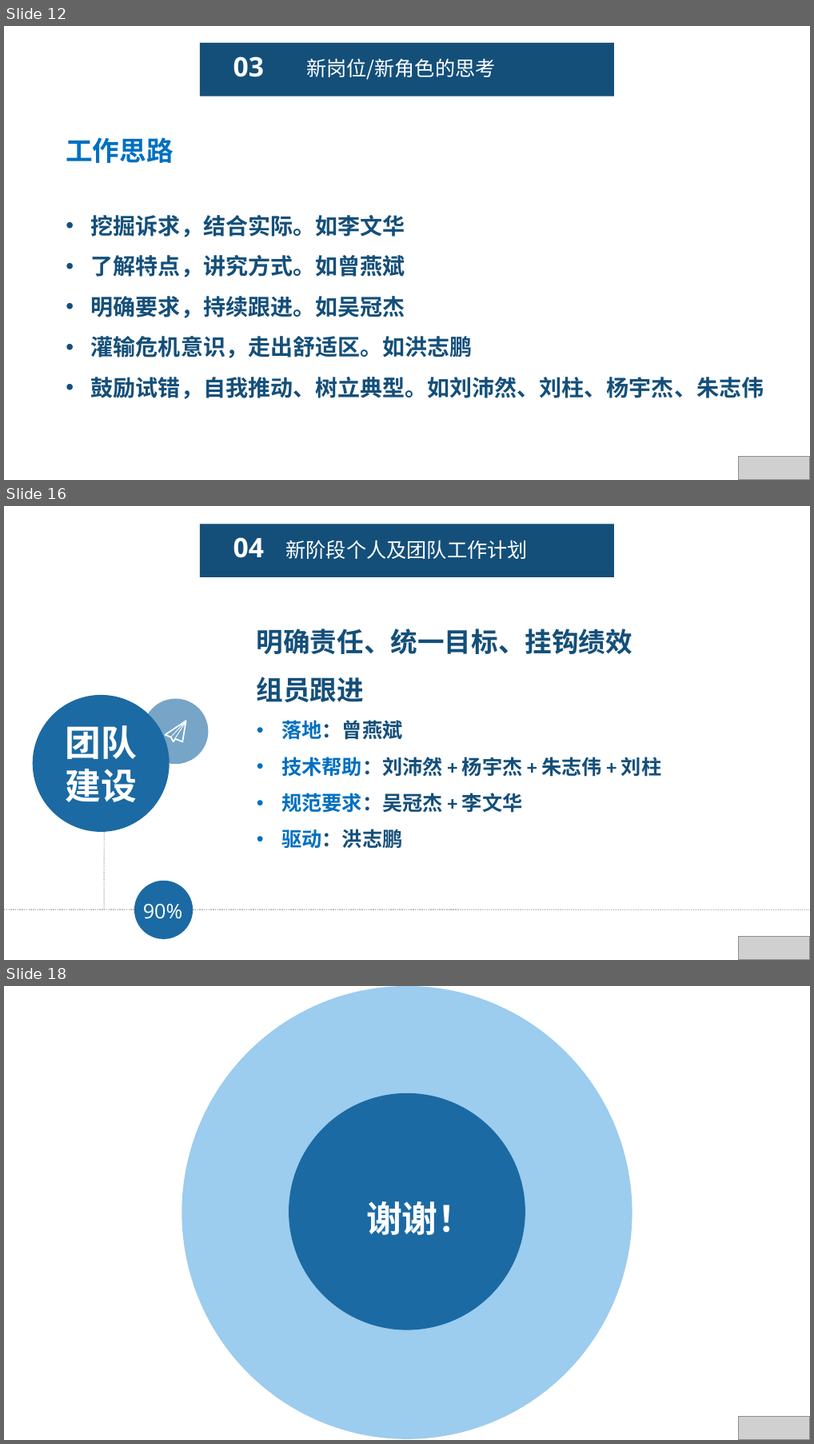
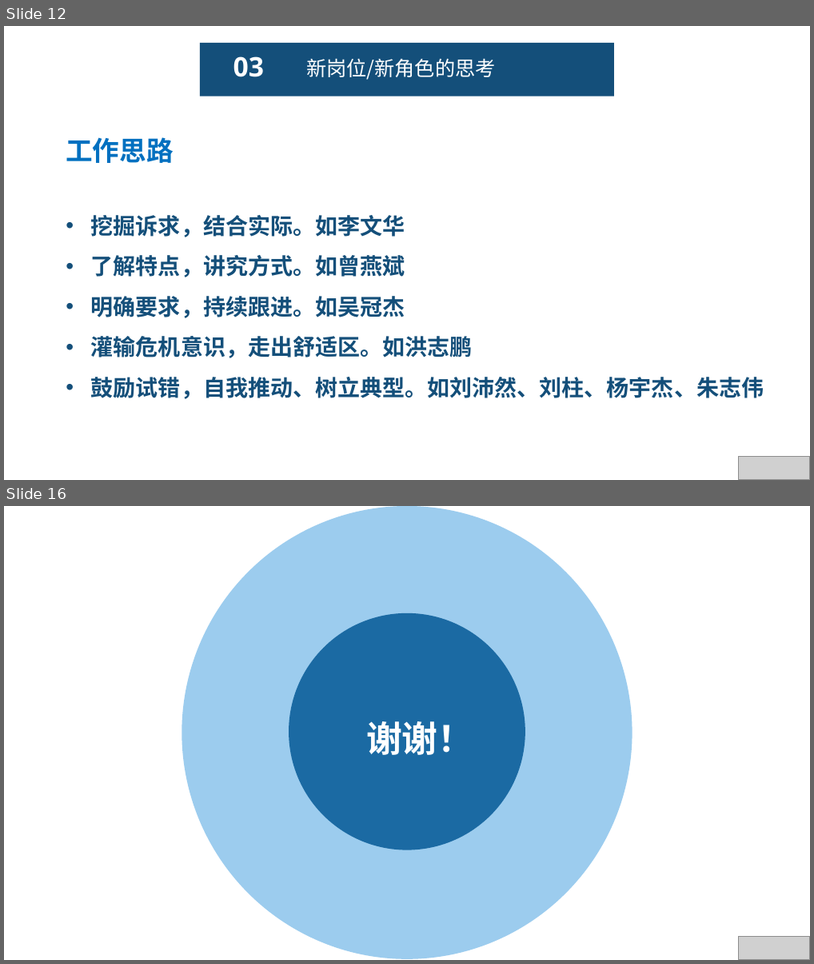
Before and after one commit to fengyuyu/world_rpg, a slide deck: 陈国锋-述职报告 .pptx. Shown one above the other, each under a label of ours: slides 12, 16 and 18 before the commit, slides 12 and 16 after it; the slides between them are not shown. The pictures are 814x1444 and 814x964 pixels, drawn with LibreOffice and Linux fonts; fonts in the diff are those of the drawing; grey boxes stand for pictures. Boxes give left, top, right and bottom in pixels: in the first picture for what was removed or moved away, otherwise in the second. Text is boxed around its words. In the diff, an @@ line names an element or a change of style, - is before the commit and + after.

```diff
--- a/陈国锋-述职报告 .pptx
+++ b/陈国锋-述职报告 .pptx
@@ slide 16 removed at [4, 506, 810, 960], background #FFFFFF @@
@@ rectangle removed at [200, 524, 614, 577] @@
@@ text removed at [234, 537, 264, 558] @@
-04
@@ text removed at [286, 540, 527, 559] @@
-新阶段个人及团队工作计划
@@ text removed at [257, 628, 662, 848] @@
-明确责任、统一目标、挂钩绩效
-组员跟进
-• 落地：曾燕斌
-• 技术帮助：刘沛然 + 杨宇杰 + 朱志伟 + 刘柱
-• 规范要求：吴冠杰 + 李文华
-• 驱动：洪志鹏
@@ ellipse removed at [32, 695, 170, 832] @@
-团队
-建设
@@ ellipse removed at [142, 699, 208, 764] @@
@@ freeform shape removed at [165, 720, 187, 742] @@
@@ line removed from (104, 827) to (104, 909) @@
@@ ellipse removed at [134, 880, 194, 939] @@
@@ line removed from (4, 909) to (458, 909) @@
@@ text removed at [143, 903, 183, 919] @@
-90%
@@ line removed from (446, 909) to (810, 909) @@
@@ picture removed at [738, 936, 810, 960] @@
@@ what was slide 18 is now slide 16 @@
```
Also in this commit, not shown: 4 slides changed, 1 other slide removed.
